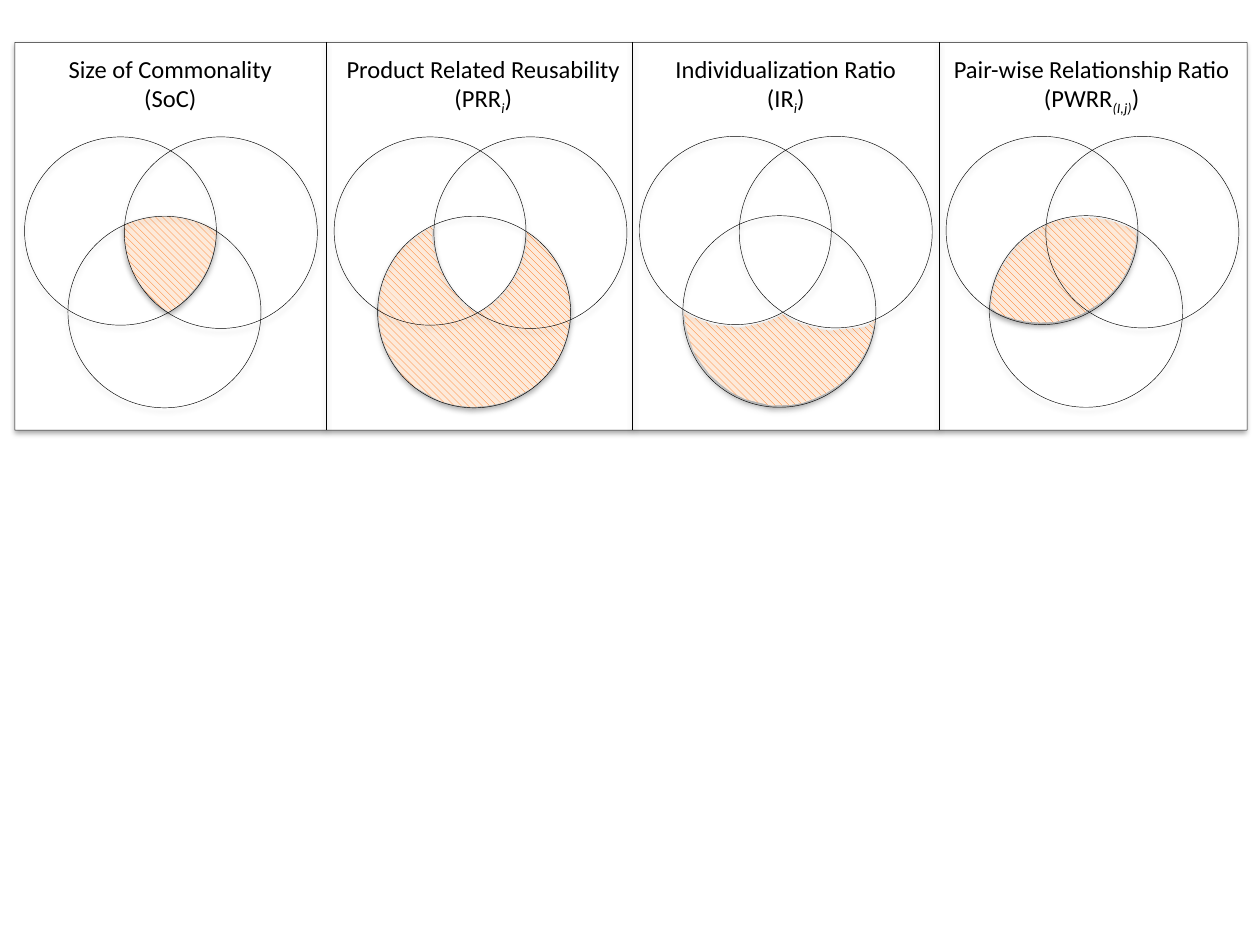
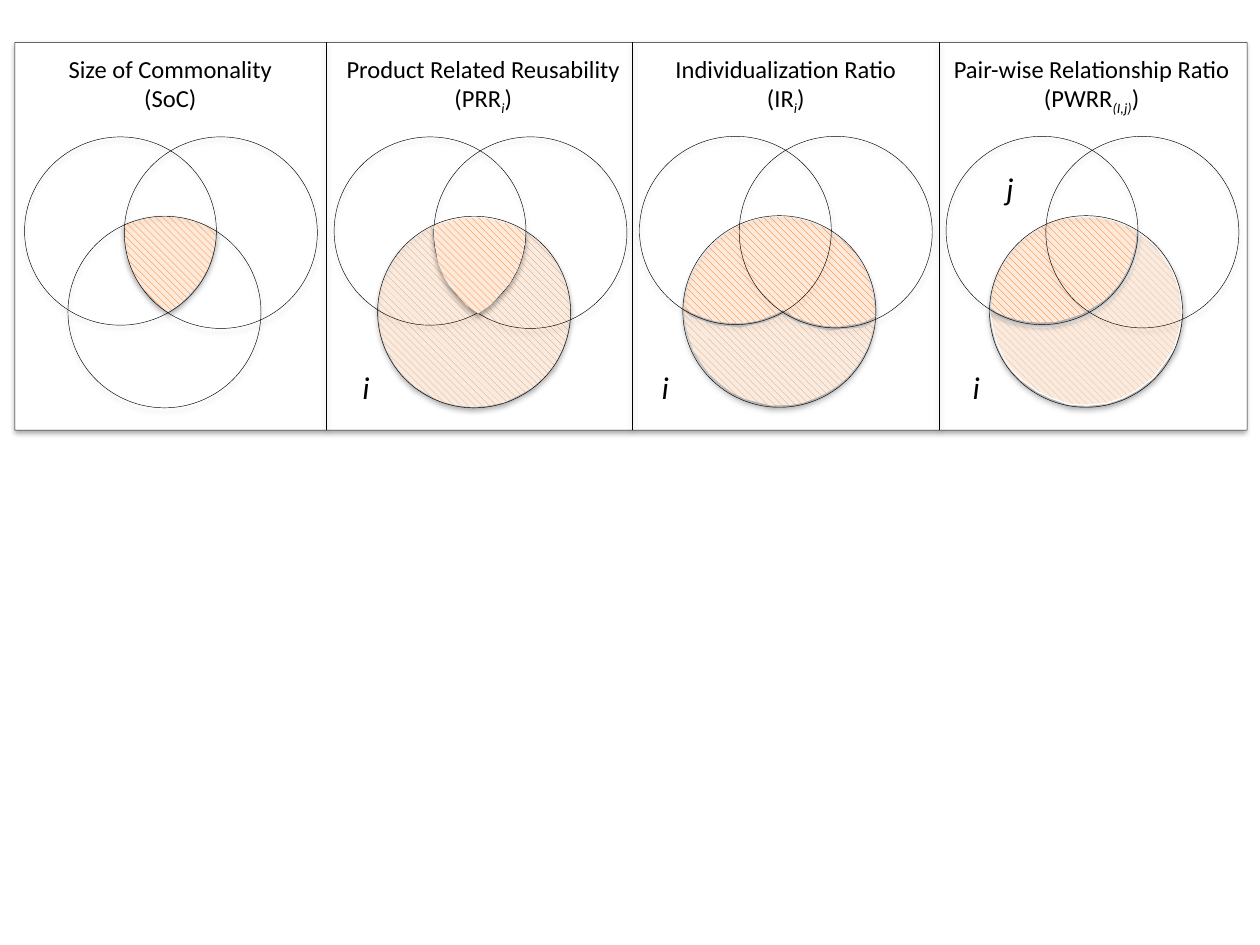
Before and after one commit to damenac/puzzle, a slide deck: slide 5 of papers/2016-ICSR-PuzzleMetrics/images/domains.pptx. Drawn at 1260x945 pixels with LibreOffice and Linux fonts; fonts in the diff are those of the drawing. Boxes give left, top, right and bottom in pixels: in the first picture for what was removed or moved away, otherwise in the second. Text is boxed around its words. In the diff, an @@ line names an element or a change of style, - is before the commit and + after.

```diff
--- a/papers/2016-ICSR-PuzzleMetrics/images/domains.pptx
+++ b/papers/2016-ICSR-PuzzleMetrics/images/domains.pptx
@@ text added at (1006,178,1014,206), 18 pt, text #000000, italic @@
+j
@@ freeform shape at (378,226,570,407): fill pattern #FF6600 on #FDEADA to pattern #A6A6A6 on #FDEADA @@
@@ freeform shape added at (433,218,525,314), fill pattern #FF6600 on #FDEADA @@
@@ freeform shape added at (683,217,874,326), fill pattern #FF6600 on #FDEADA @@
@@ freeform shape added at (990,233,1183,404), fill pattern #BFBFBF on #FDEADA, outline #FFFFFF 0.75 pt @@
@@ freeform shape at (684,311,876,406): fill pattern #FF6600 on #FDEADA to pattern #A6A6A6 on #FDEADA @@
@@ text added at (362,377,369,399), 18 pt, text #000000, italic @@
+i
@@ text added at (662,377,669,399), 18 pt, text #000000, italic @@
+i
@@ text added at (973,377,980,399), 18 pt, text #000000, italic @@
+i
```
Also in this commit, not shown: 1 other slide changed, 15 other files.
